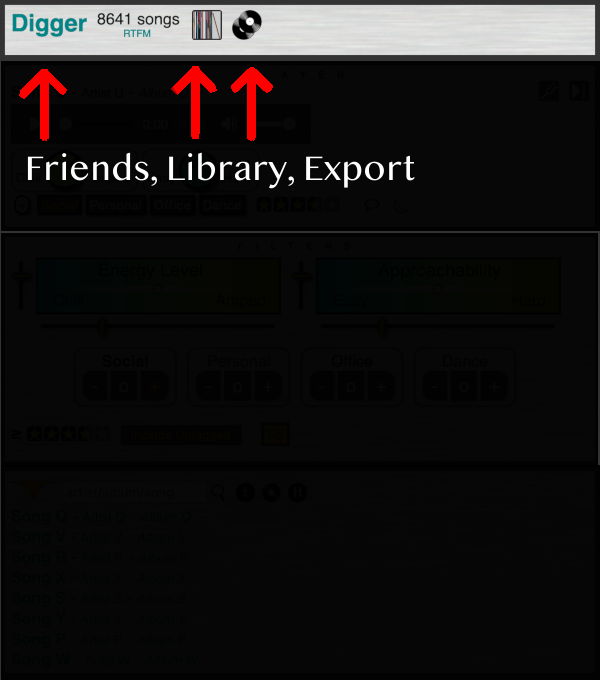
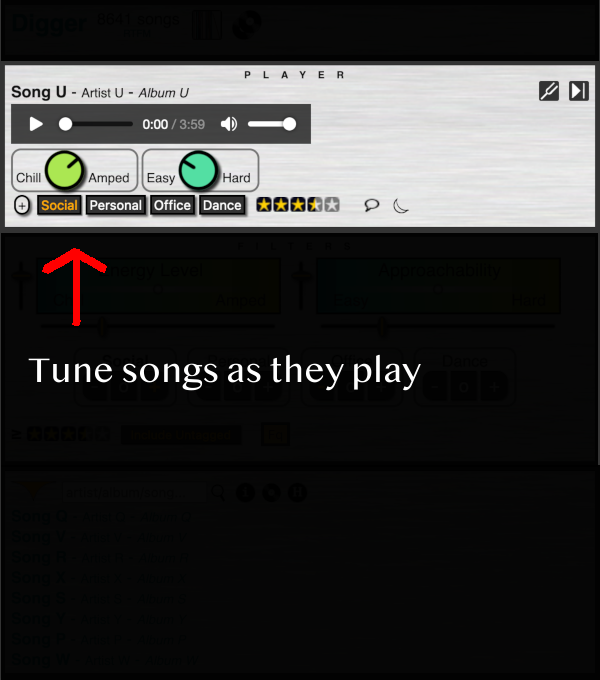
Two versions of the same layered image (600px x 680px). Layer-by-layer changes:
hid "topdesc" over [19, 66, 415, 189]
showed "filterdesc", painted on it over [28, 248, 421, 391]
hid "playercover" over [1, 61, 600, 231]
showed "topcover" over [1, 0, 599, 61]
